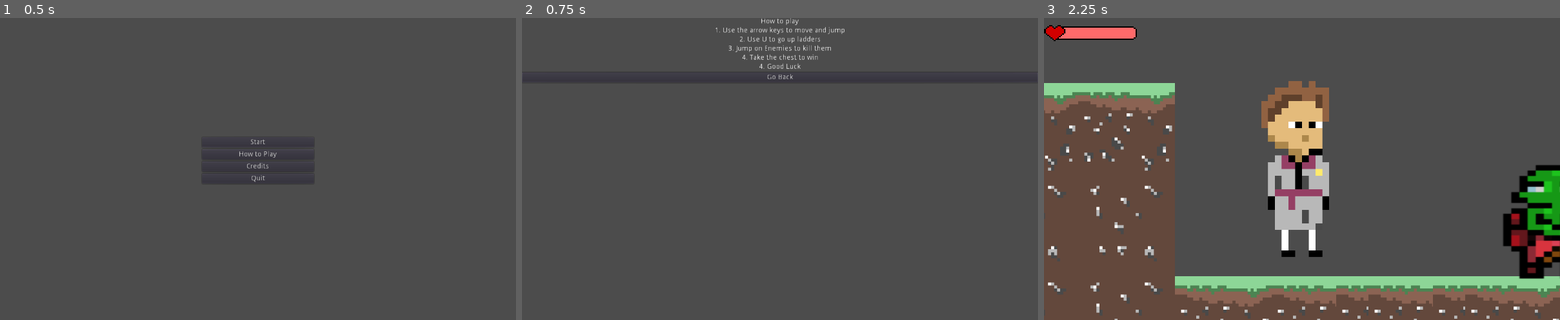
Above: before the commit, frames 1-3 (left to right).
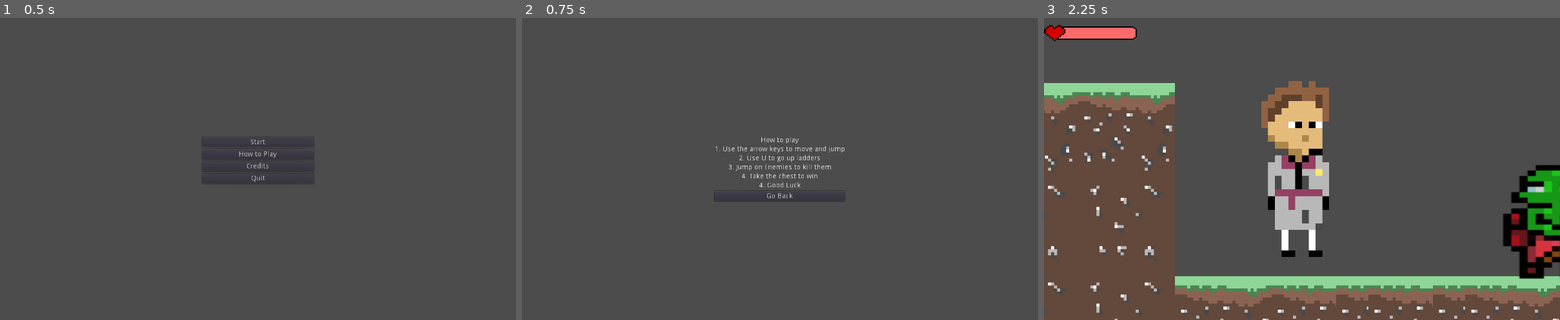
Above: after the commit, the same moments.

Repository: Spencer-Kotys/Wilson
Game: Godot game, scene res://StartMenu.tscn
The game is run twice, just before and just after one commit, with the same random seed, the same clock (stepped at 60 frames per second) and the same inputs.
Inputs:
- Up to frame 1 (0.5 s): no input
- Up to frame 2 (0.75 s): click "How to Play" at 0.5 s
- Up to frame 3 (2.25 s): click "Go Back" at 1.25 s; click "Start" at 2 s

Frame 1 is identical in both runs. In frame 2, 1.4% of the frame differs, in the area x 4-96%, y 0-61%; in frame 3, nothing differs.

Commit message:
Update How to Play.tscn
Centering

Diff:
--- a/Godot/How to Play.tscn
+++ b/Godot/How to Play.tscn
@@ -10,55 +10,61 @@
 "_edit_use_anchors_": false
 }
 
-[node name="VBoxContainer" type="VBoxContainer" parent="."]
+[node name="CenterContainer" type="CenterContainer" parent="."]
 margin_right = 1024.0
 margin_bottom = 600.0
 
-[node name="Label" type="Label" parent="VBoxContainer"]
-margin_right = 1024.0
+[node name="VBoxContainer" type="VBoxContainer" parent="CenterContainer"]
+margin_left = 382.0
+margin_top = 236.0
+margin_right = 641.0
+margin_bottom = 364.0
+
+[node name="Label" type="Label" parent="CenterContainer/VBoxContainer"]
+margin_right = 259.0
 margin_bottom = 14.0
 text = "How to play"
 align = 1
 
-[node name="Label2" type="Label" parent="VBoxContainer"]
+[node name="Label2" type="Label" parent="CenterContainer/VBoxContainer"]
 margin_top = 18.0
-margin_right = 1024.0
+margin_right = 259.0
 margin_bottom = 32.0
 text = "1. Use the arrow keys to move and jump"
 align = 1
 
-[node name="Label3" type="Label" parent="VBoxContainer"]
+[node name="Label3" type="Label" parent="CenterContainer/VBoxContainer"]
 margin_top = 36.0
-margin_right = 1024.0
+margin_right = 259.0
 margin_bottom = 50.0
 text = "2. Use U to go up ladders"
 align = 1
 
-[node name="Label4" type="Label" parent="VBoxContainer"]
+[node name="Label4" type="Label" parent="CenterContainer/VBoxContainer"]
 margin_top = 54.0
-margin_right = 1024.0
+margin_right = 259.0
 margin_bottom = 68.0
 text = "3. Jump on Enemies to kill them"
 align = 1
 
-[node name="Label5" type="Label" parent="VBoxContainer"]
+[node name="Label5" type="Label" parent="CenterContainer/VBoxContainer"]
 margin_top = 72.0
-margin_right = 1024.0
+margin_right = 259.0
 margin_bottom = 86.0
 text = "4. Take the chest to win"
 align = 1
 
-[node name="Label6" type="Label" parent="VBoxContainer"]
+[node name="Label6" type="Label" parent="CenterContainer/VBoxContainer"]
 margin_top = 90.0
-margin_right = 1024.0
+margin_right = 259.0
 margin_bottom = 104.0
 text = "4. Good Luck"
 align = 1
 
-[node name="GoBack" type="Button" parent="VBoxContainer"]
+[node name="GoBack" type="Button" parent="CenterContainer/VBoxContainer"]
 margin_top = 108.0
-margin_right = 1024.0
+margin_right = 259.0
 margin_bottom = 128.0
 size_flags_vertical = 0
 text = "Go Back"
-[connection signal="pressed" from="VBoxContainer/GoBack" to="." method="_on_GoBack_pressed"]
+[connection signal="pressed" from="CenterContainer/VBoxContainer/GoBack" to="." method="_on_GoBack_pressed"]
